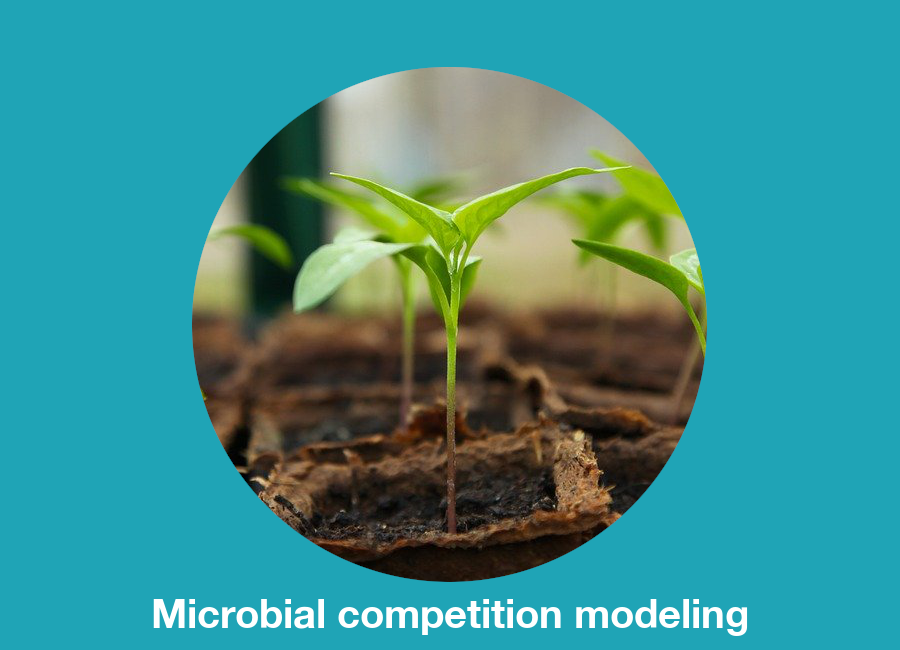
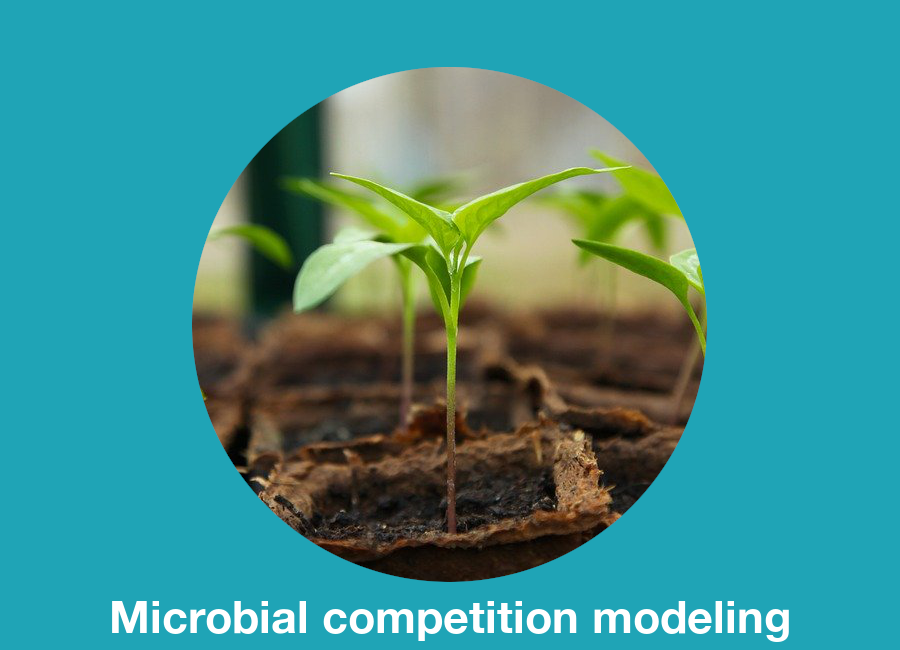
The second 900 x 650 image is a revision of the first. Changes to its layers:
painted on "Microbial competition modeling" over [112, 599, 789, 642]
